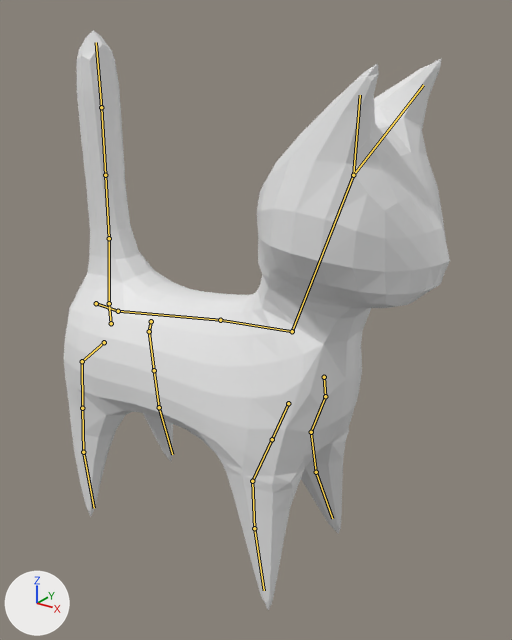
Two versions of the Blender file Models/GatoV3_Bone.blend, one commit apart.
One viewpoint serves both versions: a camera (50 mm lens) standing at (5.52, -5.1, 3.4) and looking at (1.21, 1.01, 0.36). The lights are fixed; the arrows at lower left show +X, +Y and +Z. The picture after the commit comes second. The bones that bend it are drawn over the model as lines.
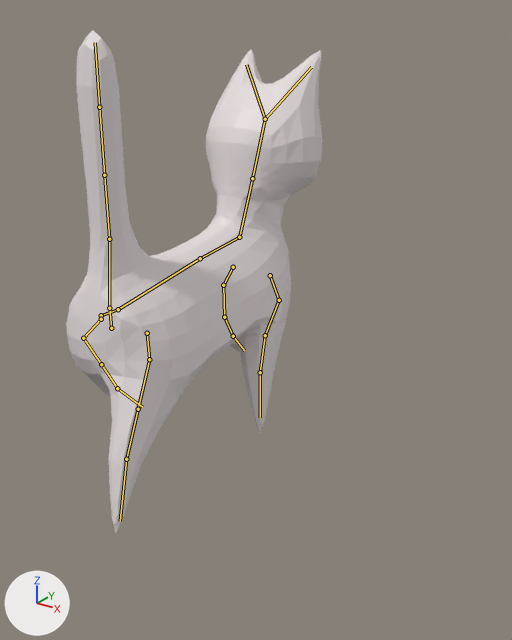
The newer file adds an action. The first version stands in its rest pose; the second is drawn at frame 31 of the action 'Esqueleto_acción'.

Boxes [x1, y1, x2, y2] around the edits, measured in the pictures (512 x 640 px):
'Cube', posed (33% narrower, 13% shorter): before [64, 30, 450, 610]; after [66, 30, 323, 533]
bone 'Cabeza', root to tip: before (292, 331) to (353, 175); after (239, 237) to (252, 178)
bone 'Hueso.008', root to tip: before (272, 439) to (252, 481); after (279, 300) to (265, 335)
bone 'Hueso.020', root to tip: before (325, 396) to (311, 432); after (223, 285) to (224, 317)
bone 'Hueso.006', root to tip: before (82, 361) to (82, 408); after (149, 359) to (138, 409)
bone 'Hueso.017', root to tip: before (149, 331) to (154, 370); after (83, 338) to (101, 364)

What the commit changed:
Object 'Esqueleto' (bone_rig_object) turns from (0, 0, 0) to (0, 0, 90) degrees about its own x, y and z.
Bone 'Cabeza' (bone_cabeza) turns from (0, 0, 0) to (0, 0, -2) degrees about its own x, y and z.
Bone 'Hueso.008' (bone_hueso_008) turns from (0, 0, 0) to (23, -2, 5) degrees about its own x, y and z.
Bone 'Hueso.020' (bone_hueso_020) turns from (0, 0, 0) to (-30, -4, -2) degrees about its own x, y and z.
Bone 'Hueso.006' (bone_hueso_006) turns from (0, 0, 0) to (29, -4, 6) degrees about its own x, y and z.
Bone 'Hueso.017' (bone_hueso_017) turns from (0, 0, 0) to (-30, -4, -6) degrees about its own x, y and z.
